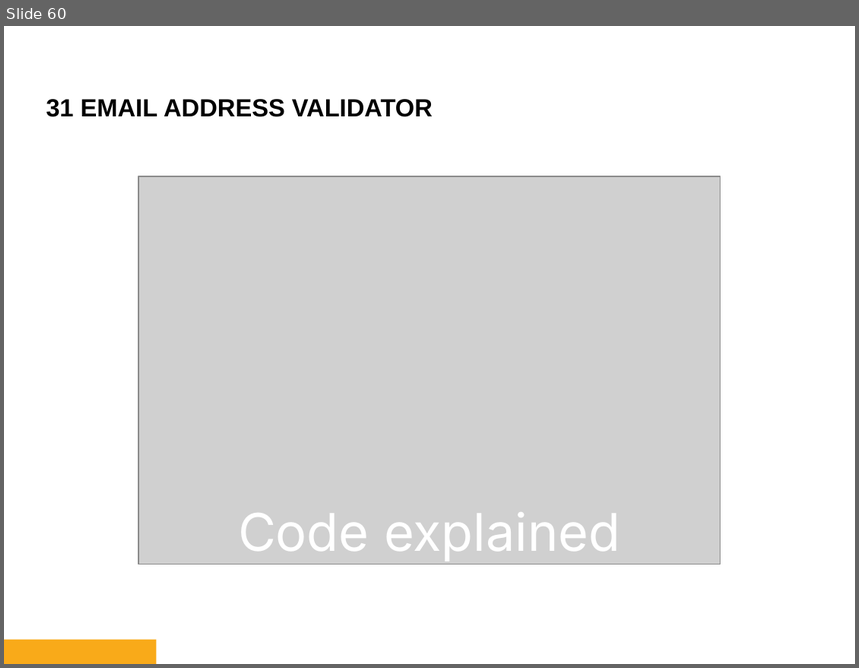
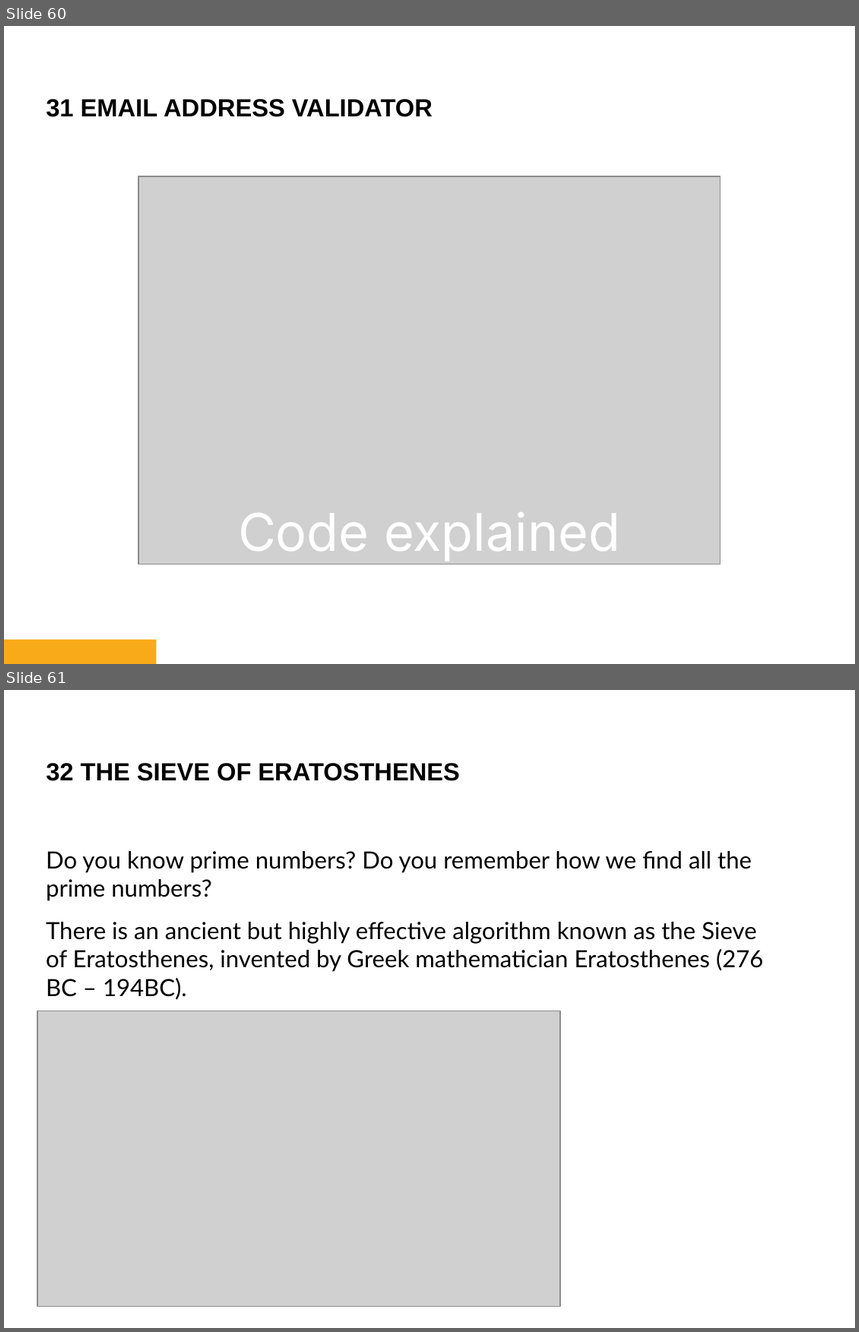
Before and after one commit to bryanbsun/pythonps, a slide deck: Python Problem Solver 2.pptx. Shown one above the other, each under a label of ours: slide 60 before the commit, slides 60 and 61 after it. The pictures are 859x668 and 859x1332 pixels, drawn with LibreOffice and Linux fonts; fonts in the diff are those of the drawing; grey boxes stand for pictures; background and template pictures are left out. Boxes give left, top, right and bottom in pixels: in the first picture for what was removed or moved away, otherwise in the second. Text is boxed around its words. In the diff, an @@ line names an element or a change of style, - is before the commit and + after.

```diff
--- a/Python Problem Solver 2.pptx
+++ b/Python Problem Solver 2.pptx
@@ slide 61 added at (4, 690, 855, 1328), background #FFFFFF @@
@@ text added at (46, 763, 459, 781), 21 pt, text #000000, bold @@
+32 THE SIEVE OF ERATOSTHENES
@@ text added at (46, 851, 763, 1000), 20 pt, text #000000 @@
+Do you know prime numbers? Do you remember how we find all the prime numbers?
+There is an ancient but highly effective algorithm known as the Sieve of Eratosthenes, invented by Greek mathematician Eratosthenes (276 BC – 194BC).
@@ picture added at (37, 1011, 560, 1307) @@
```
Also in this commit, not shown: 4 slides changed, 17 other slides added, 18 other files.
